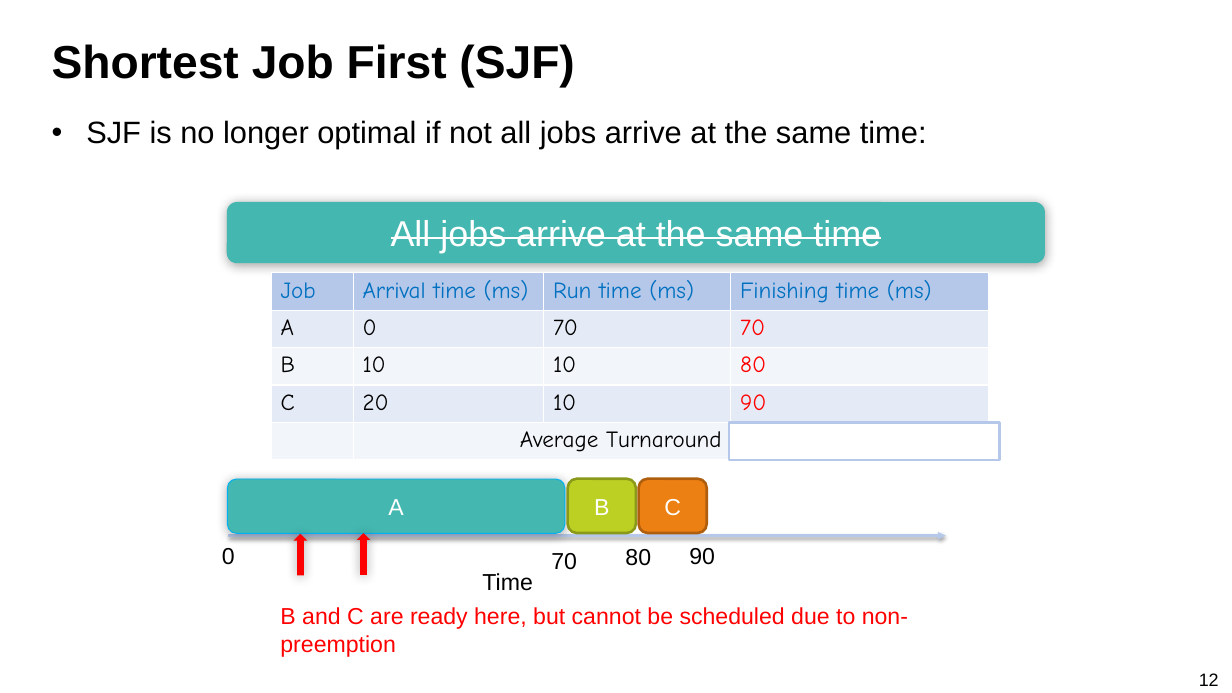
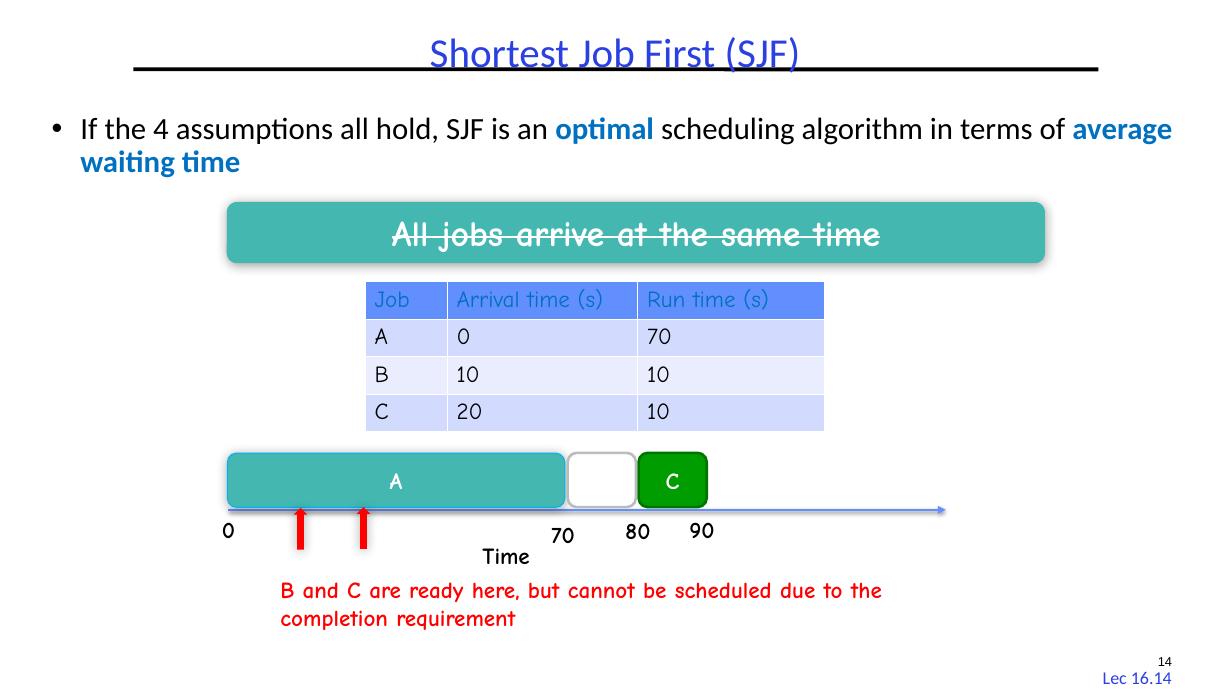
Before and after one commit to guhofstra/CSC256Fa25, a slide deck: slide 14 of PPTs/L3 Scheduling.pptx (slide 12 before the commit). Drawn at 1232x693 pixels with LibreOffice and Linux fonts; fonts in the diff are those of the drawing. Boxes give left, top, right and bottom in pixels: in the first picture for what was removed or moved away, otherwise in the second. Text is boxed around its words. In the diff, an @@ line names an element or a change of style, - is before the commit and + after.

```diff
--- a/PPTs/L3 Scheduling.pptx
+++ b/PPTs/L3 Scheduling.pptx
@@ title "Shortest Job First (SJF)" at bbox=[430, 37, 801, 73]: size 36 to 32 pt, font Arial to Calibri, text colour #000000 to #2A40E2, bold off; alignment left to centre; line spacing 1 to 0.9 @@
@@ line added from (133, 69) to (1099, 69), #000000 3 pt @@
@@ text at bbox=[80, 117, 1172, 178]: text changed; font Arial to Calibri @@
-• SJF is no longer optimal if not all jobs arrive at the same time:
+• If the 4 assumptions all hold, SJF is an optimal scheduling algorithm in terms of average waiting time
@@ table at bbox=[365, 282, 824, 432] @@
-Job | Arrival time (ms) | Run time (ms) | Finishing time (ms)
-A | 0 | 70 | 70
-B | 10 | 10 | 80
-C | 20 | 10 | 90
- | Average Turnaround |  | (70+70+70)/3 = 70
+Job | Arrival time (s) | Run time (s)
+A | 0 | 70
+B | 10 | 10
+C | 20 | 10
@@ table: place and size @@
-table at bbox=[272, 273, 989, 487]
+table at bbox=[365, 282, 824, 432]
@@ rectangle removed at bbox=[729, 422, 999, 460] @@
@@ rounded rectangle removed at bbox=[567, 479, 636, 533] @@
-B
@@ rounded rectangle added at bbox=[567, 453, 636, 507], fill #FFFFFF, outline #BDBDBD 2 pt @@
@@ rounded rectangle "C" at bbox=[639, 453, 707, 507]: font Arial to Comic Neue, bold on; fill #ED8013 to #009D00; outline #AF5F0E 2 pt to #007400 2 pt @@
@@ 5 texts, 2 rounded rectangles, 2 left arrows, 1 arrow: place and size @@
-5 texts, 2 rounded rectangles, 2 left arrows, 1 arrow at bbox=[222, 479, 946, 591]
+5 texts, 2 rounded rectangles, 2 left arrows, 1 arrow at bbox=[222, 453, 946, 564]
@@ arrow (228, 510) - (946, 510): stroke #B6C8E9 2 pt to #618FFD 2 pt @@
@@ font Arial to Comic Neue, bold on in 7 elements at bbox=[226, 202, 1044, 263], bbox=[227, 453, 565, 507], bbox=[222, 522, 235, 538], bbox=[625, 523, 650, 539], bbox=[689, 522, 714, 538], bbox=[551, 527, 575, 543], bbox=[482, 548, 529, 564] @@
@@ text at bbox=[280, 582, 882, 630]: text changed; font Arial to Comic Neue; bold on @@
-B and C are ready here, but cannot be scheduled due to non-preemption
+B and C are ready here, but cannot be scheduled due to the completion requirement
@@ page number added at bbox=[1158, 657, 1172, 666], 10 pt, text #000000 @@
+14
@@ page number added at bbox=[1103, 672, 1172, 684], 14 pt, text #2A40E2 @@
+Lec 16.14
@@ page number removed at bbox=[1199, 673, 1219, 686] @@
-12
```
Also in this commit, not shown: 41 other slides changed, 3 slides added, 13 other files.
